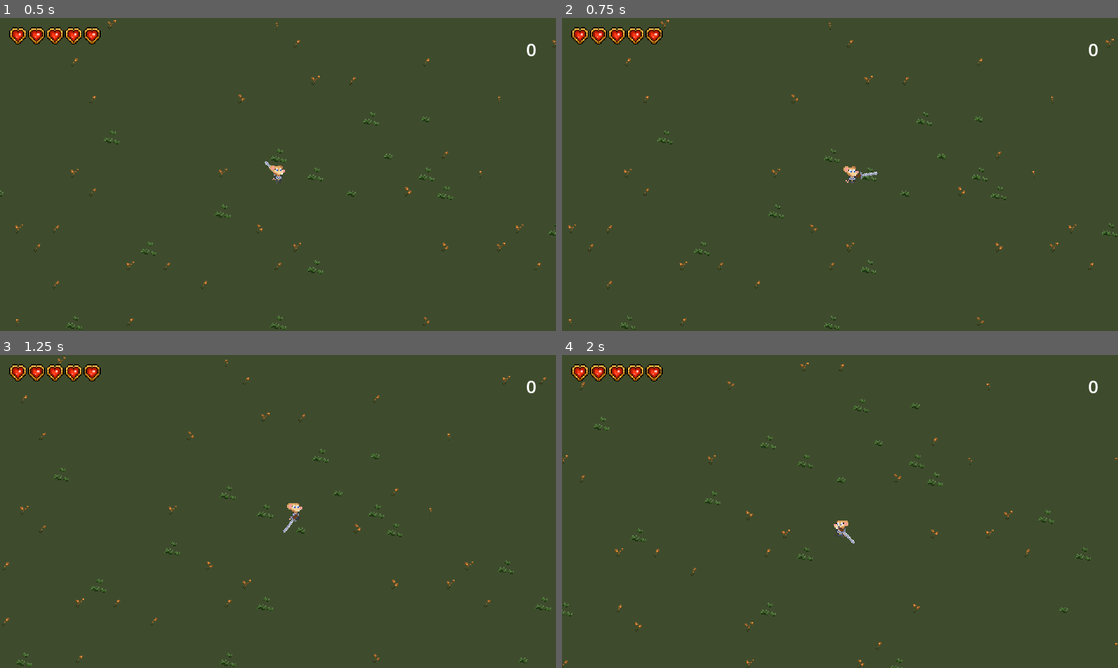
Above: before the commit, frames 1-4 (two rows, left to right).
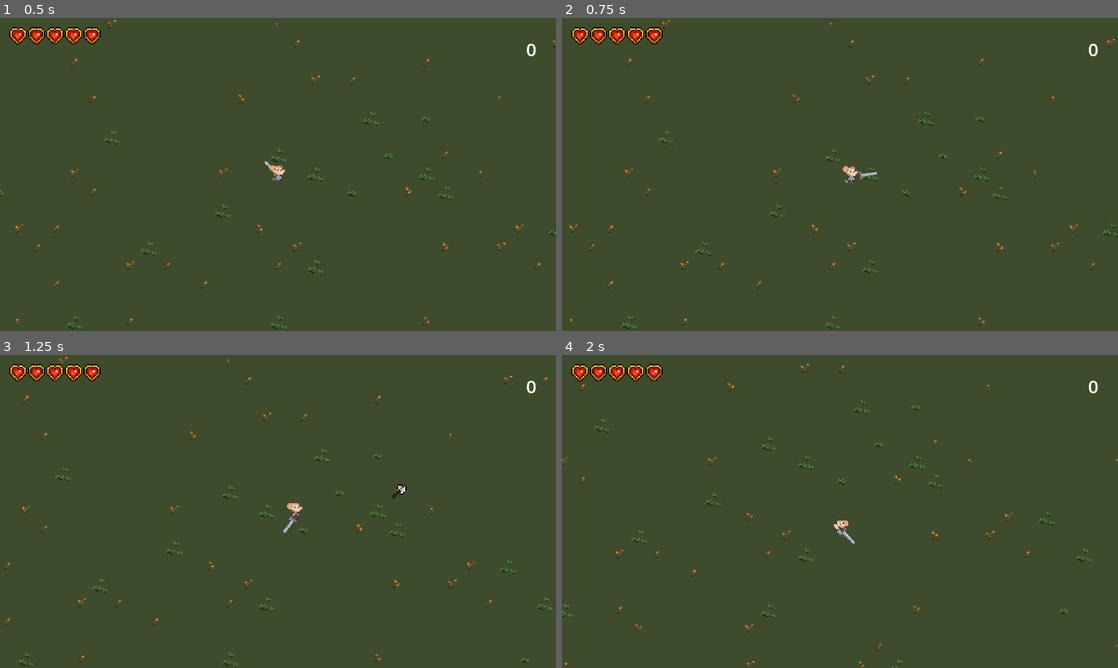
Above: after the commit, the same moments.

Repository: Greg-Rus/NFC
Game: Godot game, scene res://Scenes/GameLogic/main.tscn
Two runs of this game, one before a commit and one after it. Both use one fixed random seed, a clock stepped at 60 frames per second and the inputs below.
Inputs (mouse positions are in pixels of both pictures, inside the frame that each line leads up to):
- Up to frame 1 (0.5 s): no input
- Up to frame 2 (0.75 s): move the mouse to (962, 158) at 0.52 s; hold D (right) from 0.53 s (still down); click (962, 158) at 0.6 s
- Up to frame 3 (1.25 s): keep holding D (right); right-click (400, 495) at 0.8 s
- Up to frame 4 (2 s): move the mouse to (728, 527) at 1.27 s; release D (right) at 1.28 s; hold S (down) from 1.28 s (still down); right-click (728, 527) at 1.35 s; click (728, 527) at 1.55 s

Frame 1 is identical in both runs. In frame 2, 1.0% of the frame differs, in the area x 1-100%, y 0-100%; in frame 3, 1.1%; in frame 4, 1.3%, in the area x 0-100%, y 2-100%.

Commit message:
added throwing axe

Diff:
--- a/Scenes/Player/player.gd
+++ b/Scenes/Player/player.gd
@@ -9,9 +9,15 @@
 @onready var animationTree : AnimationTree = $AnimationTree
 @onready var sprite : Sprite2D = $Sprite2D
 @onready var weaponSlot : Node2D = $WeaponSlotRoot
+@onready var axe_scene = preload("res://Scenes/Weapons/axe.tscn")
 var isFlipped : bool = false
 var invincibility_timer : Timer
 var hit_tween : Tween
+var directionToPointer : Vector2
+var isWalking : bool
+var input : Vector2
+var is_ranged_attack_ongoing : bool
+var axe : Axe
 
 func _ready():
 	hit_points_current = hit_points_max
@@ -21,25 +27,28 @@
 	invincibility_timer.one_shot = true
 	add_child(invincibility_timer)
 
+func _process(delta):
+	input = Input.get_vector("left", "right", "up", "down")
+	isWalking = input != Vector2.ZERO
+	animationTree["parameters/conditions/idle"] = !isWalking
+	if(Input.is_action_just_pressed("Throw")):
+		on_throw_action()
+
 func _physics_process(delta: float) -> void:
-	var input : Vector2 = Input.get_vector("left", "right", "up", "down")
-	velocity = input * speed * delta * Constants.DELTA_MULTIPLIER
-	var isWalking : bool = input != Vector2.ZERO
-	animationTree["parameters/conditions/idle"] = !isWalking
-
+	directionToPointer = get_global_mouse_position() - global_position
 	if(isWalking):
-		var directionToPointer = global_position - get_global_mouse_position()
+		velocity = input * speed * delta * Constants.DELTA_MULTIPLIER
 		var nextPostionToPointer = global_position + velocity - get_global_mouse_position()
 		var walkingForward = nextPostionToPointer.length_squared() < directionToPointer.length_squared()
 		animationTree["parameters/conditions/walking"] = walkingForward
 		animationTree["parameters/conditions/backing"] = !walkingForward
+		move_and_slide()
 	else:
 		animationTree["parameters/conditions/walking"] = false
 		animationTree["parameters/conditions/backing"] = false
 
 	try_flip_body()
 	aim_weapon()
-	move_and_slide()
 
 func try_flip_body() -> void:
 	isFlipped = get_global_mouse_position().x < global_position.x
@@ -74,3 +83,20 @@
 func pickup_XP(experience : int) -> void:
 	experience_points += experience
 	EventBus.player_xp_changed.emit()
+
+func on_throw_action():
+	if(axe == null):
+		axe = axe_scene.instantiate() as Axe
+		get_parent().add_child(axe)
+		axe.global_position = global_position
+		axe.throw(directionToPointer.normalized(), self)
+		is_ranged_attack_ongoing = true
+	elif(axe.is_recalled): #ignore input if the axe is on it's way
+		return
+	else:
+		axe.recall()
+
+func on_axe_returned():
+	axe.queue_free()
+	axe = null
+	pass
--- /dev/null
+++ b/Scenes/Weapons/axe.gd
@@ -0,0 +1,49 @@
+extends Area2D
+class_name Axe
+
+@onready var sprite : Sprite2D = $Sprite2D
+@export var speed : float
+@export var rotation_speed : float
+
+var player : Player
+var throw_direction : Vector2
+var is_recalled : bool
+var is_thrown : bool
+var velocity : Vector2
+
+func _physics_process(delta):
+	if(!is_thrown):
+		return
+
+	update_velocity(delta)
+	move()
+
+func _process(delta):
+	sprite.rotate(rotation_speed * delta)
+
+func throw(direction : Vector2, player : Player) -> void:
+	throw_direction = direction
+	self.player = player
+	is_thrown = true
+
+func recall():
+	is_recalled = true
+
+func update_velocity(delta : float):
+	if(!is_recalled):
+		velocity = throw_direction * speed * delta
+	else:
+		var vector_to_player = player.global_position - global_position
+		if(vector_to_player.length() < 2):
+			player.on_axe_returned()
+		else:
+			velocity = vector_to_player.normalized() * speed * delta
+
+func move():
+	global_position = global_position + velocity
+
+
+func _on_body_entered(body):
+	var enemy = body as Enemy
+	enemy.take_damage(2, velocity.normalized())
+	pass # Replace with function body.
--- /dev/null
+++ b/Scenes/Weapons/axe.tscn
@@ -0,0 +1,25 @@
+[gd_scene load_steps=4 format=3 uid="uid://bhrnu2tmu4wyp"]
+
+[ext_resource type="Script" path="res://Scenes/Weapons/axe.gd" id="1_yrjq1"]
+[ext_resource type="Texture2D" uid="uid://8wvhdiu1y6iv" path="res://Assets/Sprites/Items/RA_Item_Icons01.png" id="2_gnn14"]
+
+[sub_resource type="CircleShape2D" id="CircleShape2D_77s5e"]
+radius = 8.0
+
+[node name="Axe" type="Area2D"]
+z_index = 9
+collision_layer = 0
+collision_mask = 8
+script = ExtResource("1_yrjq1")
+speed = 300.0
+rotation_speed = 30.0
+
+[node name="Sprite2D" type="Sprite2D" parent="."]
+texture = ExtResource("2_gnn14")
+region_enabled = true
+region_rect = Rect2(0, 192, 16, 16)
+
+[node name="CollisionShape2D" type="CollisionShape2D" parent="."]
+shape = SubResource("CircleShape2D_77s5e")
+
+[connection signal="body_entered" from="." to="." method="_on_body_entered"]
--- a/project.godot
+++ b/project.godot
@@ -68,6 +68,11 @@
 "events": [Object(InputEventMouseButton,"resource_local_to_scene":false,"resource_name":"","device":-1,"window_id":0,"a …(258 unchanged characters)…
 ]
 }
+Throw={
+"deadzone": 0.5,
+"events": [Object(InputEventMouseButton,"resource_local_to_scene":false,"resource_name":"","device":-1,"window_id":0,"alt_pressed":false,"shift_pressed":false,"ctrl_pressed":false,"meta_pressed":false,"button_mask":2,"position":Vector2(79, 18),"global_position":Vector2(85, 80),"factor":1.0,"button_index":2,"canceled":false,"pressed":true,"double_click":false,"script":null)
+]
+}
 
 [layer_names]
 
